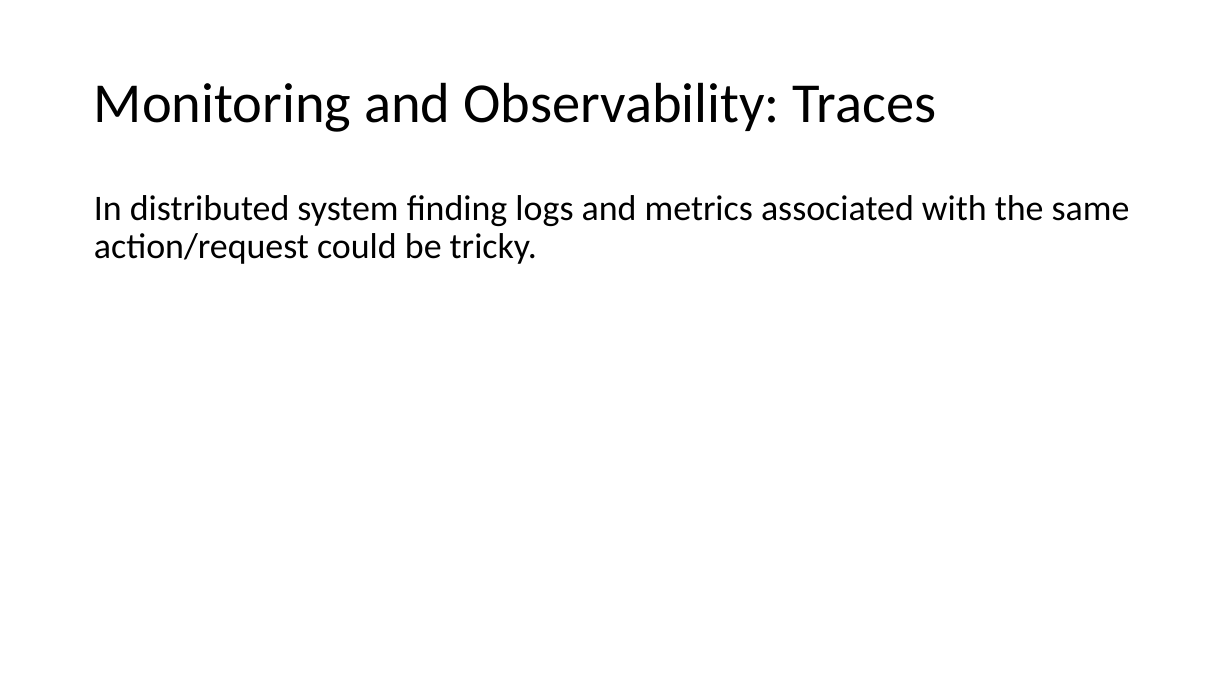
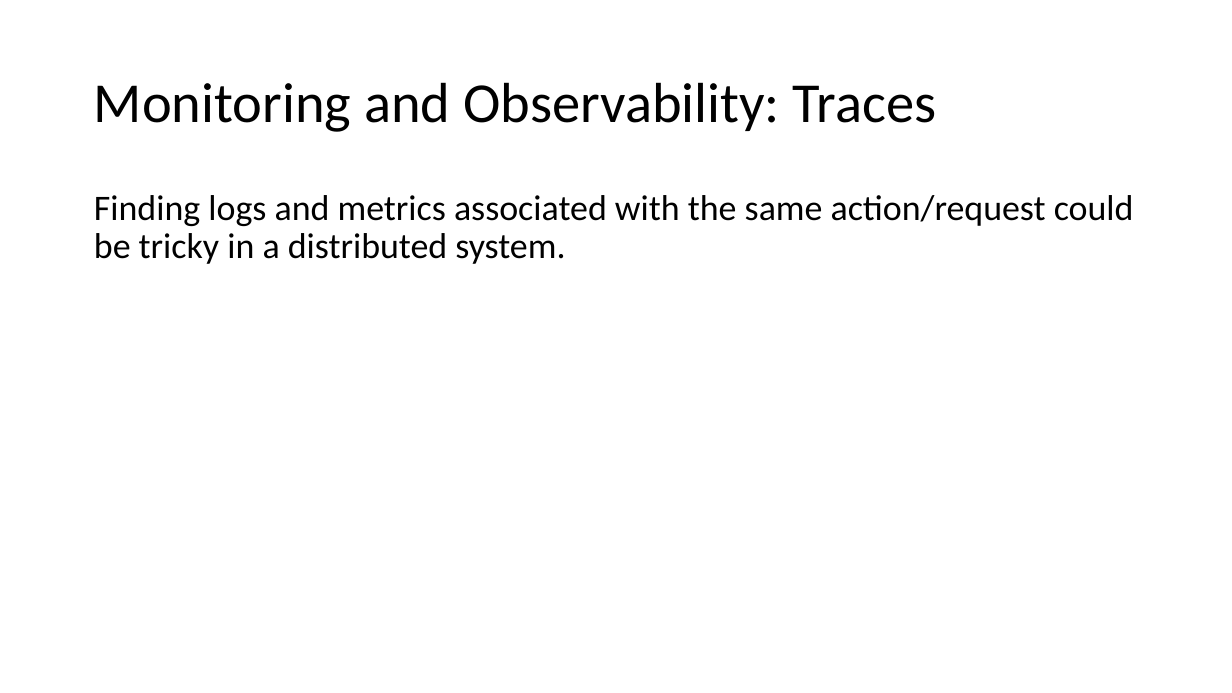
Before and after one commit to v1r7u/cloud_computing_old, a slide deck: slide 55 of presentations/05_Monitoring_Pricing.pptx (slide 51 before the commit). Drawn at 1232x693 pixels with LibreOffice and Linux fonts; fonts in the diff are those of the drawing. Boxes give left, top, right and bottom in pixels: in the first picture for what was removed or moved away, otherwise in the second. Text is boxed around its words. In the diff, an @@ line names an element or a change of style, - is before the commit and + after.

```diff
--- a/presentations/05_Monitoring_Pricing.pptx
+++ b/presentations/05_Monitoring_Pricing.pptx
@@ text at bbox=[94, 195, 1134, 264]: text changed @@
-In distributed system finding logs and metrics associated with the same action/request could be tricky.
+Finding logs and metrics associated with the same action/request could be tricky in a distributed system.
```
Also in this commit, not shown: 10 other slides changed, 5 slides added, 19 other files.
